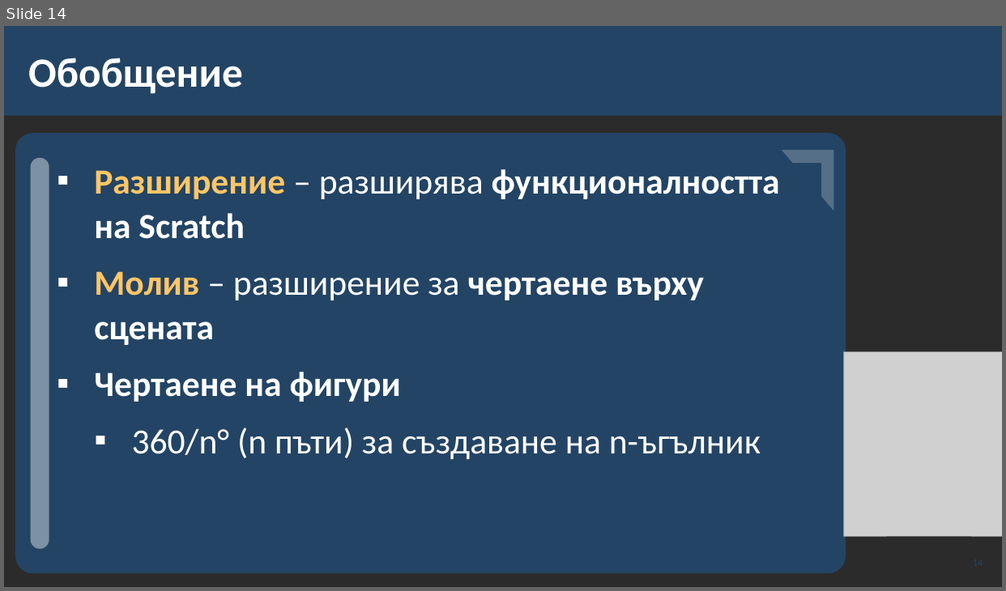
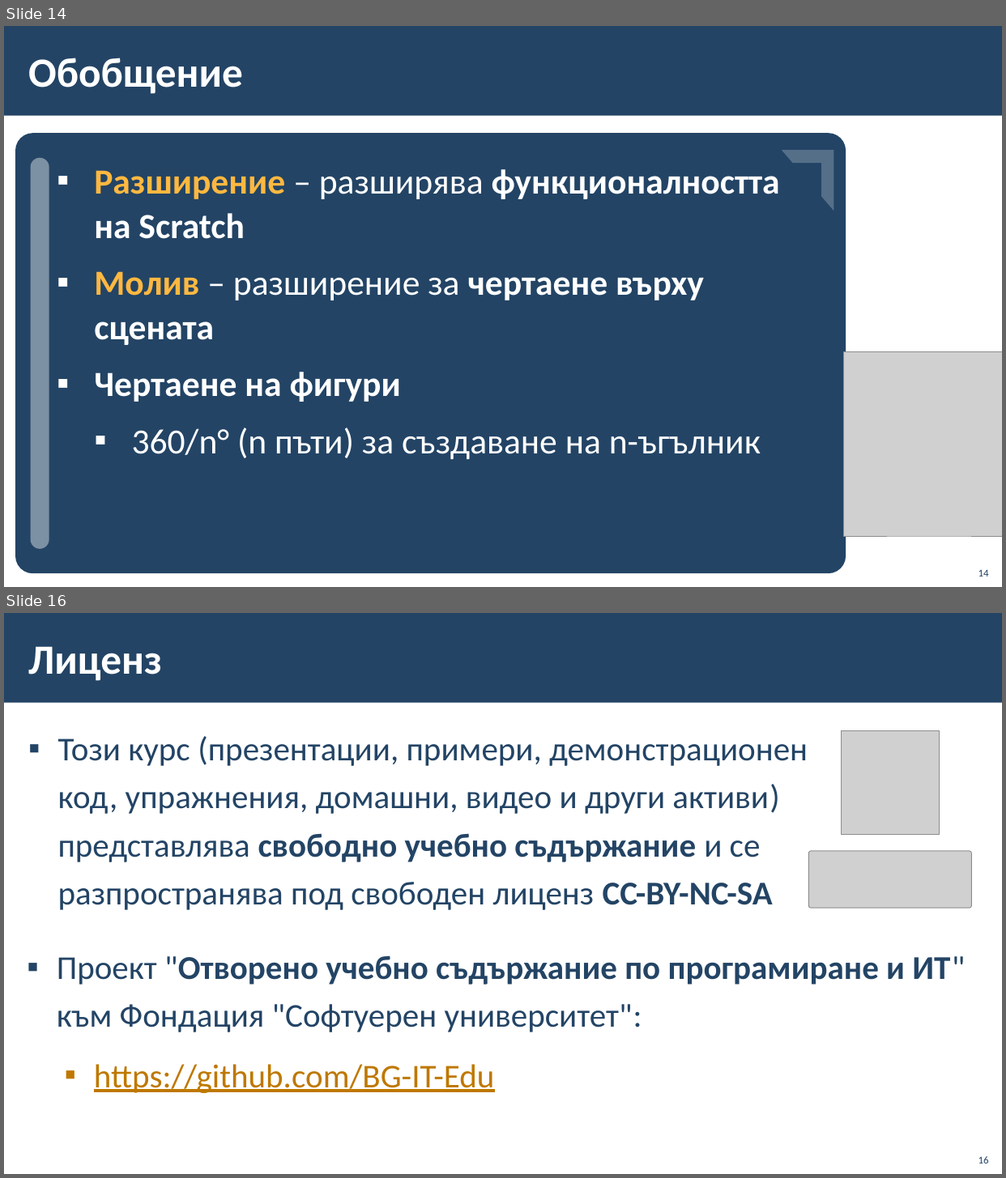
Before and after one commit to BG-IT-Edu/School-Programming, a slide deck: Courses/Computer-Modeling-and-IT/Computer-Modeling-and-IT-5-Class/18-Drawing-Figures/18-Drawing-Figures.pptx. Shown one above the other, each under a label of ours: slide 14 before the commit, slides 14 and 16 after it; the slides between them are not shown. The pictures are 1006x591 and 1006x1178 pixels, drawn with LibreOffice and Linux fonts; fonts in the diff are those of the drawing; grey boxes stand for pictures; background and template pictures are left out; a plain dark background stands for a picture behind light text. Boxes give left, top, right and bottom in pixels: in the first picture for what was removed or moved away, otherwise in the second. Text is boxed around its words. In the diff, an @@ line names an element or a change of style, - is before the commit and + after.

```diff
--- a/Courses/Computer-Modeling-and-IT/Computer-Modeling-and-IT-5-Class/18-Drawing-Figures/18-Drawing-Figures.pptx
+++ b/Courses/Computer-Modeling-and-IT/Computer-Modeling-and-IT-5-Class/18-Drawing-Figures/18-Drawing-Figures.pptx
@@ slide 16 added at (4, 613, 1002, 1174), background #FFFFFF; not listed: 1 template element that a slide beside it also shows @@
@@ title added at (28, 646, 162, 681), 40 pt, text #FFFFFF, bold @@
+Лиценз
@@ picture added at (841, 730, 939, 835) @@
@@ text added at (58, 736, 808, 910), 32 pt, text #234465 @@
+▪ Този курс (презентации, примери, демонстрационен код, упражнения, домашни, видео и други активи) представлява свободно учебно съдържание и се разпространява под свободен лиценз CC-BY-NC-SA
@@ picture added at (809, 851, 972, 908) @@
@@ text added at (57, 956, 965, 1093), 32 pt, text #234465 @@
+▪ Проект "Отворено учебно съдържание по програмиране и ИТ" към Фондация "Софтуерен университет":
+  ▪ https://github.com/BG-IT-Edu
@@ page number added at (978, 1157, 989, 1164), 10 pt, text #234465 @@
+16
@@ slide 14 changed as well @@
@@ background picture (left out) to #FFFFFF @@
@@ text at (94, 169, 780, 345): text colour #FFC666 to #FFB840 in "Разширение", "Молив" @@
@@ page number: place and size @@
-page number at (951, 550, 987, 575)
+page number at (978, 570, 989, 577)
@@ page number at (978, 570, 989, 577): vertical alignment middle to bottom @@
```
Also in this commit, not shown: 12 other slides changed, 2 other slides added, 3 slides removed, 5 other files.
